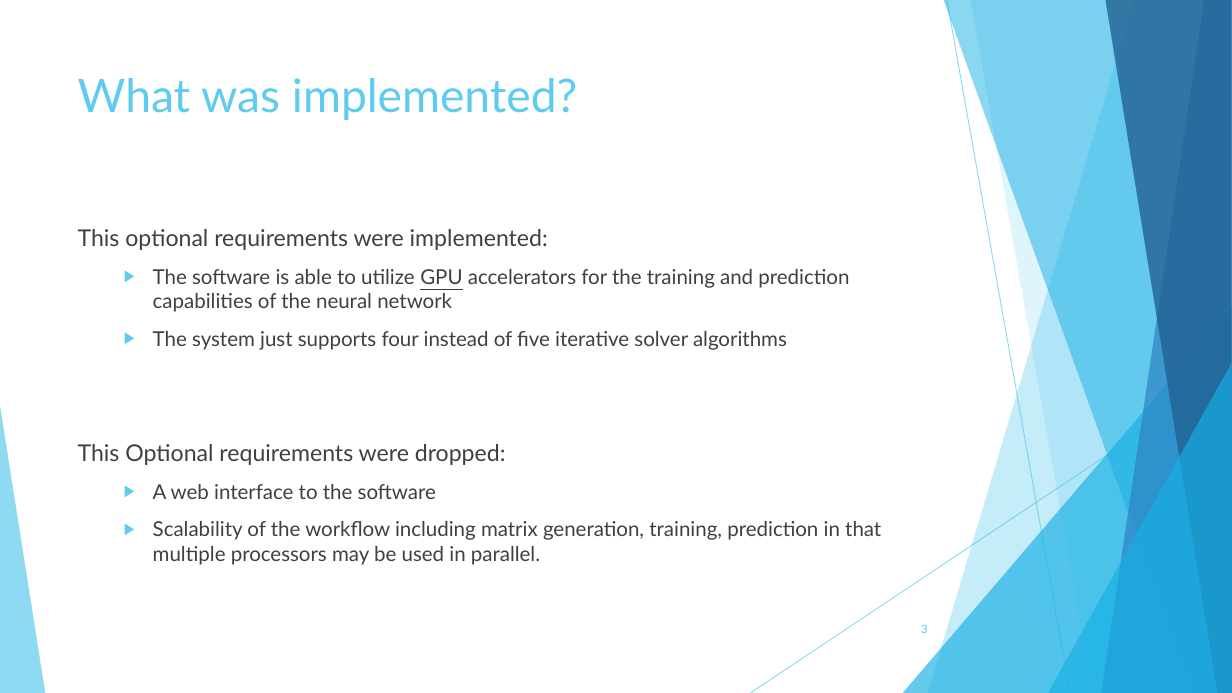
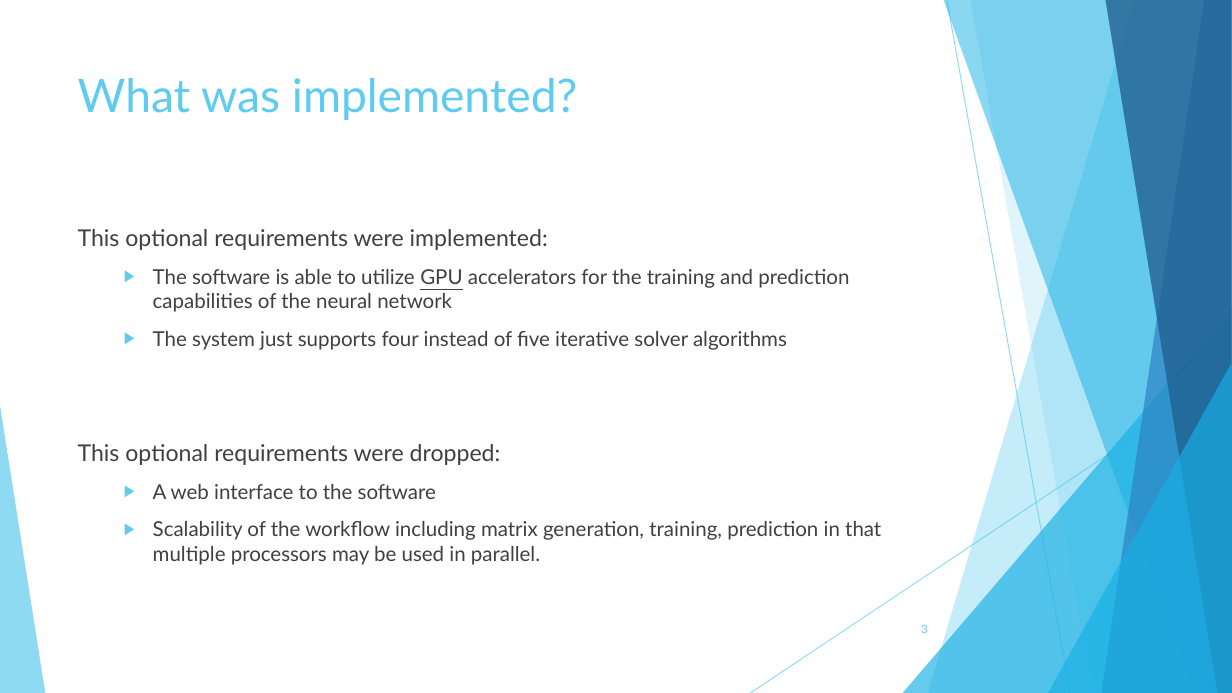
Before and after one commit to TheSlimvReal/PSE---LA-meets-ML, a slide deck: slide 3 of Implementation Sheet/Impl_sheet_presentation.pptx. Drawn at 1232x693 pixels with LibreOffice and Linux fonts; fonts in the diff are those of the drawing. Boxes give left, top, right and bottom in pixels: in the first picture for what was removed or moved away, otherwise in the second. Text is boxed around its words. In the diff, an @@ line names an element or a change of style, - is before the commit and + after.

```diff
--- a/Implementation Sheet/Impl_sheet_presentation.pptx
+++ b/Implementation Sheet/Impl_sheet_presentation.pptx
@@ text at [78, 444, 501, 465]: text changed @@
-This Optional requirements were dropped:
+This optional requirements were dropped:
```
Also in this commit, not shown: 4 other slides changed.
